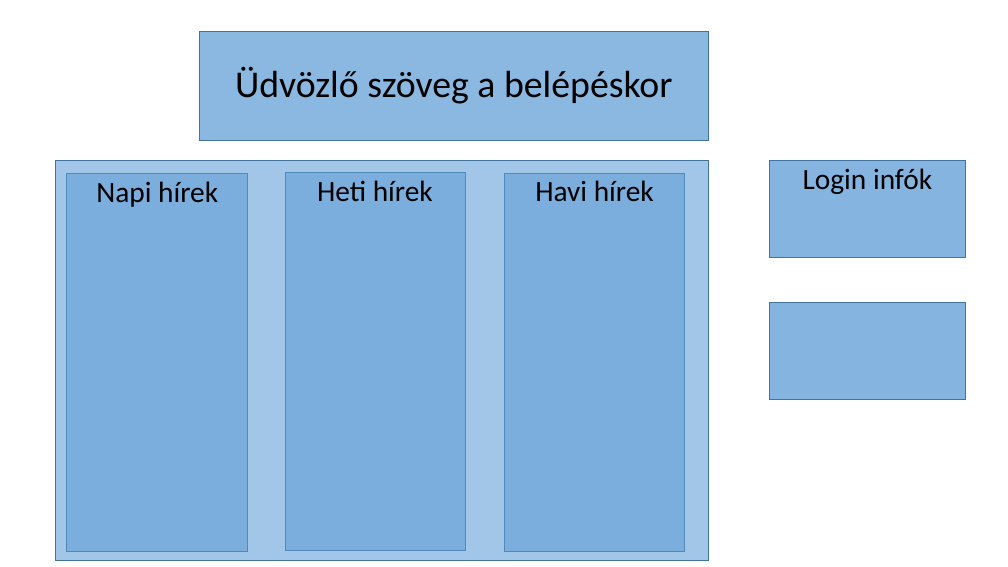
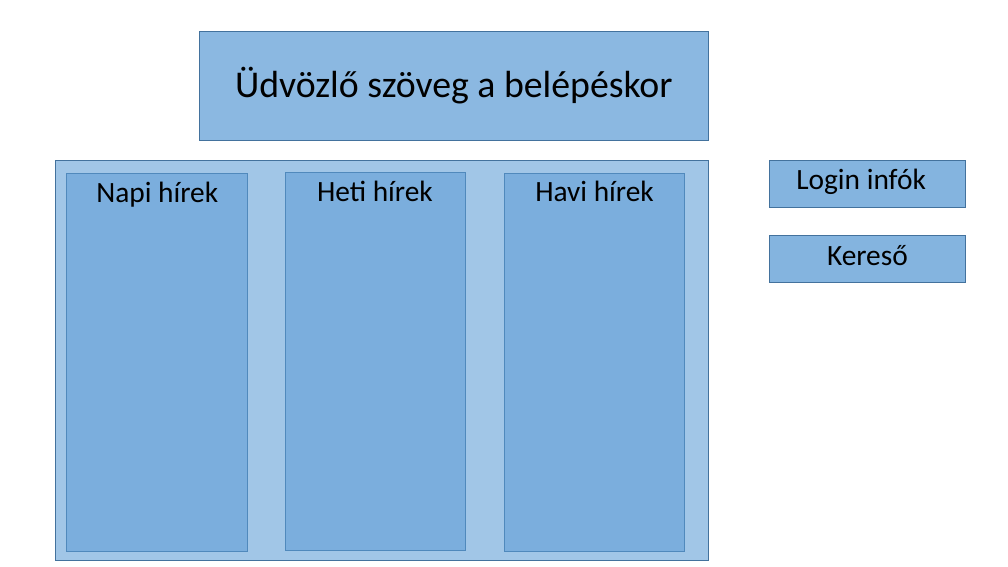
Before and after one commit to lesheidrich/stock_analysis_afp_II, a slide deck: slide 3 of docs/Képernyő tervek.pptx. Drawn at 1008x567 pixels with LibreOffice and Linux fonts; fonts in the diff are those of the drawing; background and template pictures are left out. Boxes give left, top, right and bottom in pixels: in the first picture for what was removed or moved away, otherwise in the second. Text is boxed around its words. In the diff, an @@ line names an element or a change of style, - is before the commit and + after.

```diff
--- a/docs/Képernyő tervek.pptx
+++ b/docs/Képernyő tervek.pptx
@@ text "Login infók" moved from (x1=803, y1=168, x2=932, y2=194) to (x1=796, y1=168, x2=926, y2=194) @@
@@ rectangle resized from (x1=770, y1=160, x2=965, y2=258) to (x1=770, y1=160, x2=965, y2=207) @@
@@ rectangle resized from (x1=770, y1=302, x2=965, y2=400) to (x1=770, y1=236, x2=965, y2=283) @@
@@ text added at (x1=827, y1=245, x2=908, y2=266), 28 pt, text #000000 @@
+Kereső
```
Also in this commit, not shown: 1 other file.
